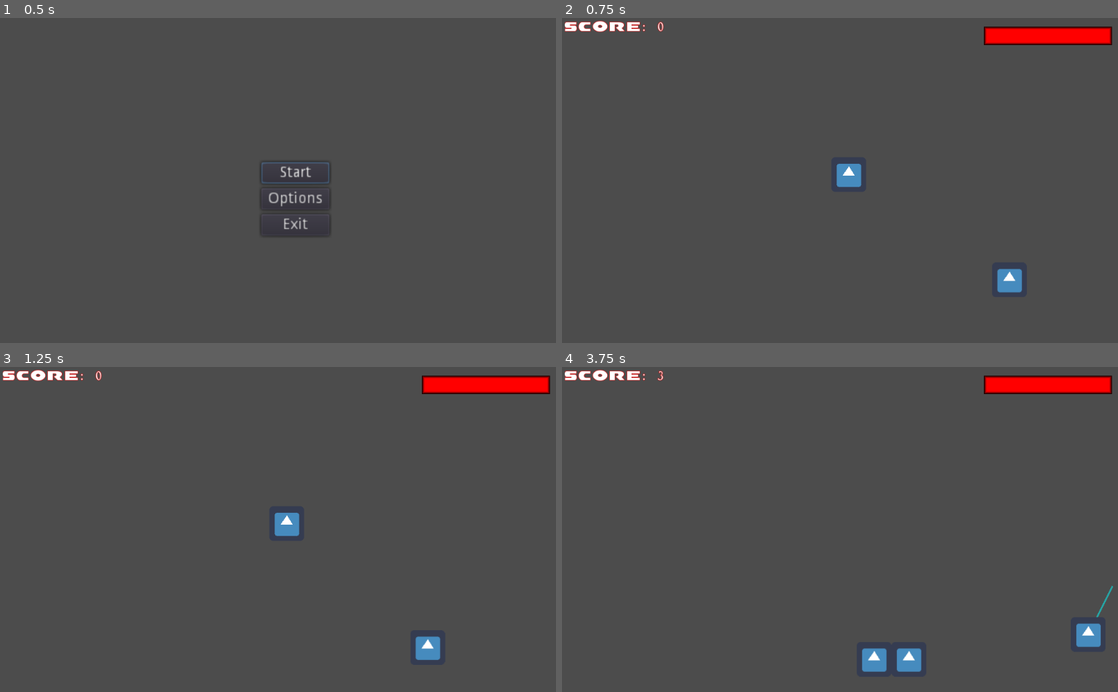
Above: before the commit, frames 1-4 (two rows, left to right).
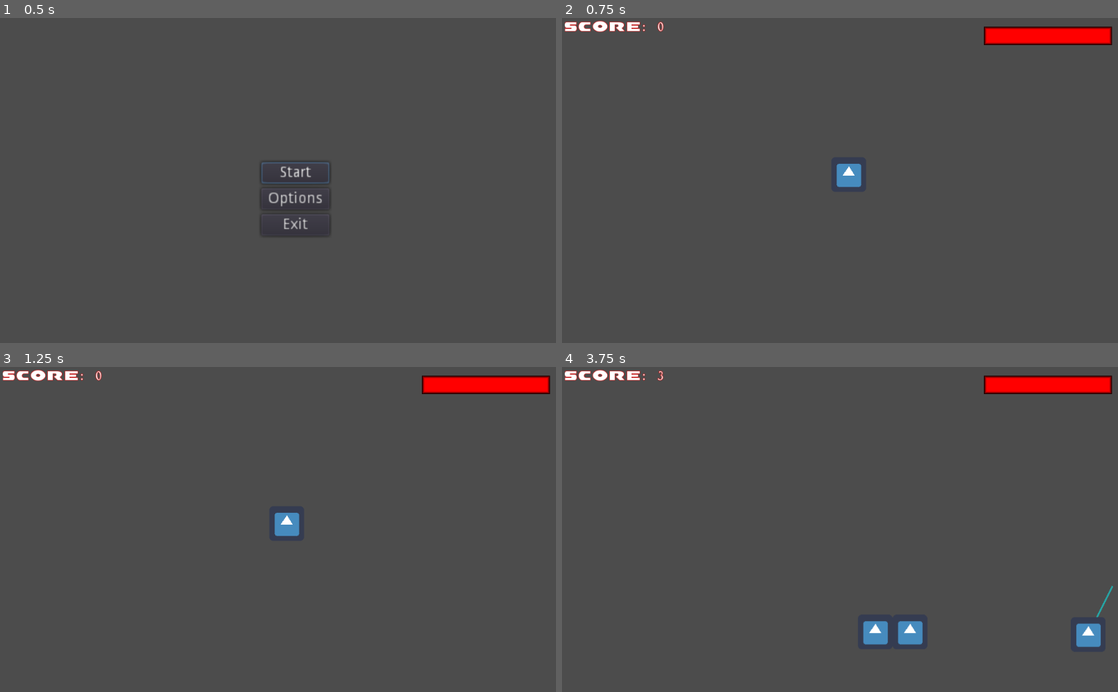
Above: after the commit, the same moments.

Repository: csweet22/FamilyFeud
Game: Godot game, scene res://Main_Menu.tscn
The game is run twice, just before and just after one commit, with the same random seed, the same clock (stepped at 60 frames per second) and the same inputs. The engine's default icon, where the game draws it, is replaced by a stand-in: a white triangle on a blue panel in a dark square.
Inputs:
- Up to frame 1 (0.5 s): no input
- Up to frame 2 (0.75 s): click "Start" at 0.5 s
- Up to frame 3 (1.25 s): no input
- Up to frame 4 (3.75 s): hold D (move_right) 1.28-2.03 s; hold Space (dash) 1.28-2.03 s; hold S (move_down) 2.03-2.78 s; tap Space (dash) at 2.1, 3.05 s; hold D (move_right) 2.78-3.53 s; hold 1 2.78-3.53 s; hold W (move_up) from 3.53 s (still down); tap 2 at 3.6 s

Frame 1 is identical in both runs. In frame 2, 0.3% of the frame differs, in the area x 78-83%, y 77-85%; in frame 3, 0.3%; in frame 4, 1.3%, in the area x 53-65%, y 78-94%.

Commit message:
chchchchanges

Diff:
--- a/ObjectBehaviour.gd
+++ b/ObjectBehaviour.gd
@@ -26,7 +26,7 @@
 	id = Singleton.obj_id
 	Singleton.obj_id += 1
 	all_off()
-	set_single()
+
 	var children = get_parent().get_children()
 
 	var gm
@@ -49,7 +49,6 @@
 		set_quad()
 
 func _physics_process(delta):
-	print(can_combine)
 	var collision: KinematicCollision2D = move_and_collide(velocity * delta)
 
 	if collision:
@@ -77,7 +76,7 @@
 				call_deferred("set_double_h")
 			else:
 				call_deferred("set_double_v")
-		if flag == 2:
+		elif flag == 2:
 			call_deferred("set_quad")
 		obj2.queue_free()
 
@@ -92,8 +91,9 @@
 			call_deferred("set_single")
 			obj.position = position + Vector2(0,80)
 			obj.call_deferred("set_single")
+			print("horz to sing")
 			emit_signal("double_was_broken")
-			get_parent().call_deferred("add_child", obj)
+			get_parent().add_child(obj)
 	elif is_doublev:
 		if abs(body.velocity.x) > abs(body.velocity.y * 2):
 			timer.start()
@@ -102,7 +102,8 @@
 			obj.position = position + Vector2(80,0)
 			obj.call_deferred("set_single")
 			emit_signal("double_was_broken")
-			get_parent().call_deferred("add_child", obj)
+			print("vert to sing")
+			get_parent().add_child(obj)
 	elif is_quad:
 		timer.start()
 		can_combine = false
@@ -110,12 +111,14 @@
 			call_deferred("set_double_h")
 			obj.position = position + Vector2(0,80)
 			obj.call_deferred("set_double_h")
+			print("quad to horz")
 		else:
 			call_deferred("set_double_v")
 			obj.position = position + Vector2(80,0)
 			obj.call_deferred("set_double_v")
+			print("quad to vert")
 		emit_signal("quad_was_broken")
-		get_parent().call_deferred("add_child", obj)
+		get_parent().add_child(obj)
 
 	obj.velocity = -1 * velocity
 	if (velocity.dot(obj.velocity) < 0):
